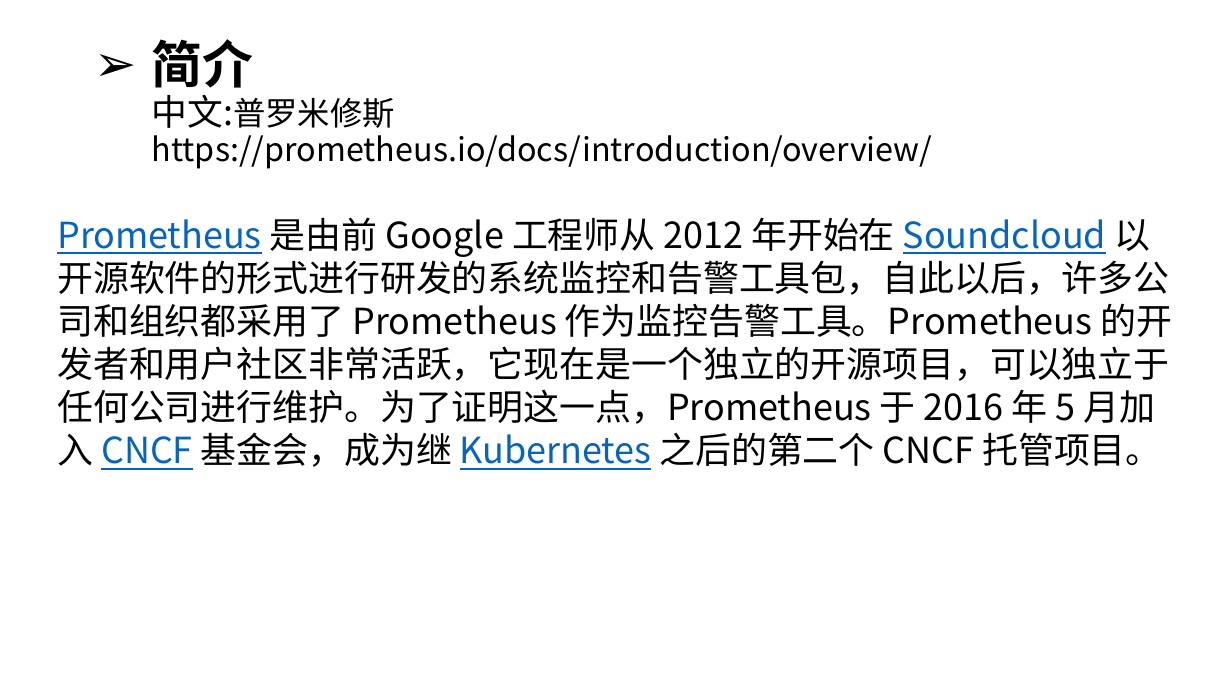
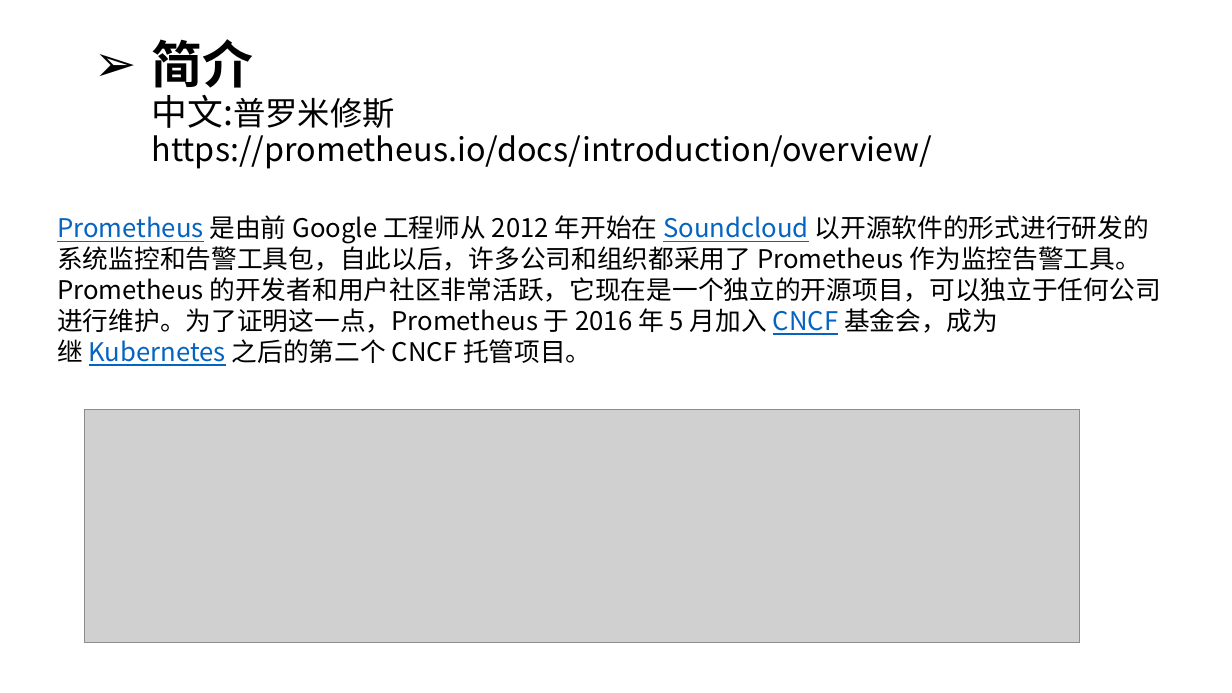
Before and after one commit to kingreatwill/open, a slide deck: slide 2 of files/Prometheus.pptx. Drawn at 1232x693 pixels with LibreOffice and Linux fonts; fonts in the diff are those of the drawing; grey boxes stand for pictures. Boxes give left, top, right and bottom in pixels: in the first picture for what was removed or moved away, otherwise in the second. Text is boxed around its words. In the diff, an @@ line names an element or a change of style, - is before the commit and + after.

Commit message:
prometheus

```diff
--- a/files/Prometheus.pptx
+++ b/files/Prometheus.pptx
@@ text "Prometheus 是由前 Google 工程师从 2012 ..." at (x1=57, y1=215, x2=1161, y2=366): size 28 to 20 pt @@
@@ picture added at (x1=85, y1=409, x2=1080, y2=643) @@
```
Also in this commit, not shown: 2 other slides changed, 11 slides added, 4 other files.
